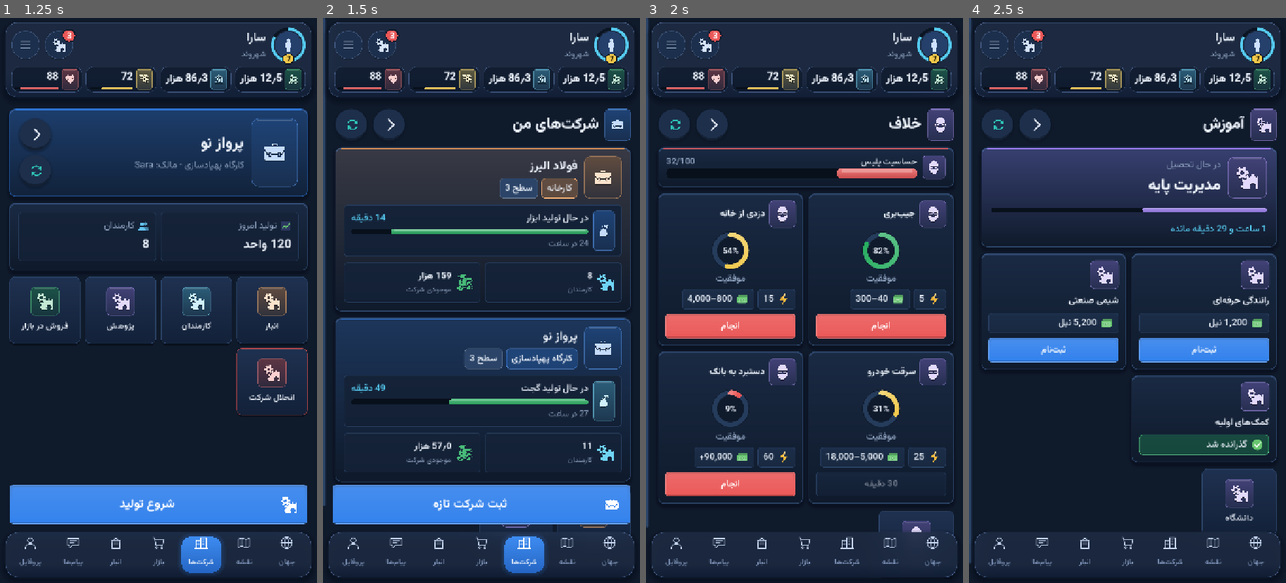
Above: before the commit, frames 1-4 (left to right).
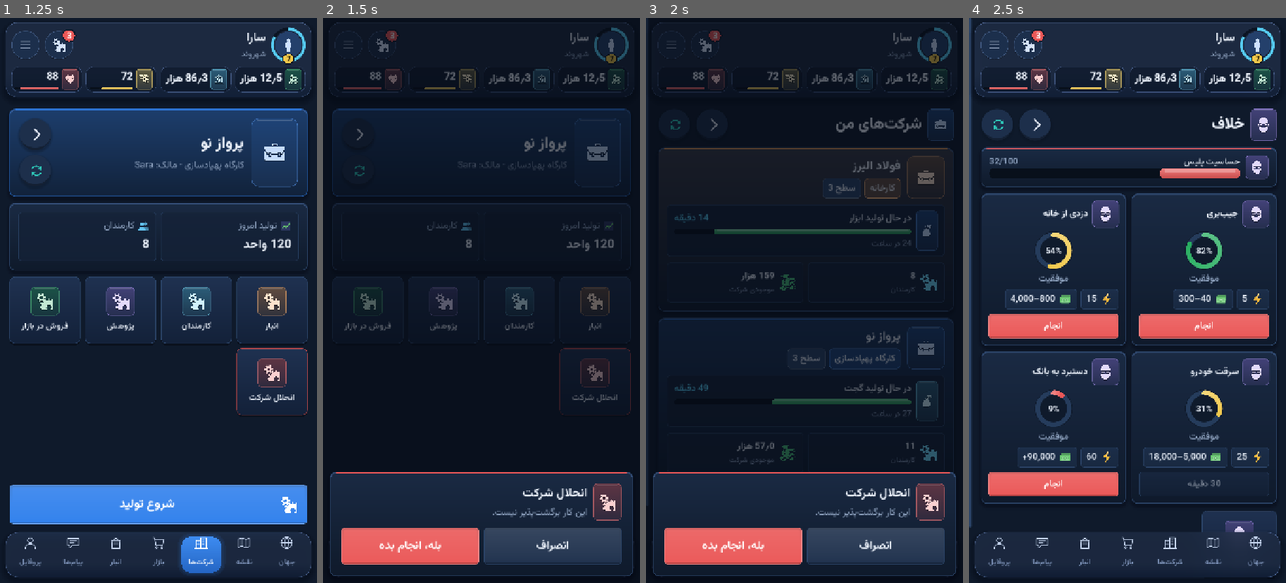
Above: after the commit, the same moments.

Repository: mrjvadi/torncity-client
Game: Godot game, scene res://dev/screenshots.tscn
Same seed, same stepped clock (60 frames per second), same inputs: the game is played once before the commit and once after it. This scene is started directly instead of the project's main scene.
Inputs (mouse positions are in pixels of both pictures, inside the frame that each line leads up to):
- Up to frame 1 (1.25 s): click (22, 125) at 0.52 s
- Up to frame 2 (1.5 s): click (357, 136) at 1.27 s
- Up to frame 3 (2 s): no input
- Up to frame 4 (2.5 s): click (1035, 125) at 2.02 s

Frame 1 is identical in both runs. In frame 2, 62% of the frame differs, in the area x 0-99%, y 0-99%; in frame 3, 48%; in frame 4, 28%.

Commit message:
Fix a real bug: the confirm sheet was invisible in Persian
ConfirmSheet is built fresh with Control.new() (not from a .tscn with
baked-in anchors, unlike every screen and the shell), then given its own
explicit RTL layout_direction. Godot's set_anchors_preset(FULL_RECT),
called on a node whose own layout_direction was just set to RTL, collapses
it to a zero-size rect pinned to the right edge - confirmed by walking the
render tree in the screenshot harness. Every danger/confirm action (close
company, quit, sell all, delete...) in the game's default language showed
nothing when tapped. Fixed by assigning the anchors/offsets directly
instead of going through the preset helper.

Also: the bank's deposit/withdraw-all button, whose amount grows with the
balance, no longer gets its label clipped to an ellipsis in the two-column
grid - it gets the full row to itself. Added confirm-sheet and toast
screenshot targets to the harness.

Diff:
--- a/dev/screenshots.gd
+++ b/dev/screenshots.gd
@@ -10,6 +10,7 @@
 	["city", "map.list", {}],
 	["city_walking", "place.go", {"place": "bazaar"}],
 	["company", "company.show", {"id": 1027}],
+	["confirm", "company.show", {"id": 1027}],
 	["companies", "company.list", {}],
 	["market", "market.list", {}],
 	["crime", "crime.hub", {}],
@@ -23,6 +24,7 @@
 	["card", "skills.list", {}],
 	["cities", "map.cities", {}],
 	["travel_options", "travel.options", {"city": "brennhaven"}],
+	["toast", "map.list", {}],
 	["notifications", "@notifications", {}],
 	["notifications_empty", "@notifications", {}],
 	["settings", "@settings", {}],
@@ -131,6 +133,19 @@
 				if scr and scr.get("map") and not scr.map.world._walk.is_empty():
 					scr.map.world._walk["left"] = float(scr.map.world._walk["total"]) * 0.55
 					scr.map.world.focus(scr.map.slots.get("bazaar", ""), 7.0)
+			if name == "confirm":
+				await _frames(4)
+				# Trigger it exactly the way a real tap does: a danger/confirm
+				# action goes through ActionKit.run(), which calls
+				# ConfirmSheet.ask() with the screen itself as host.
+				var scr: GameScreen = shell.current
+				for a in scr.resp.get("actions", []):
+					if str(a.get("command", "")) == "company.close":
+						ActionKit.run(a, scr)
+						break
+			if name == "toast":
+				await _frames(4)
+				shell.toast(Mock.L("💰 شیفت تمام شد و 1٬850 نیل دستمزد گرفتید.", "💰 Your shift is over: you were paid 1,850 Nil."), "ok")
 			await _frames(8)
 			await _assets_settle()
 			if OS.get_environment("SHOT_DEBUG") != "":
--- a/src/screens/bank.gd
+++ b/src/screens/bank.gd
@@ -47,22 +47,36 @@
 	g.add_theme_constant_override("h_separation", 12)
 	g.add_theme_constant_override("v_separation", 12)
 	var custom: Array = []
+	var full_width: Array = []
 	for a in acts:
 		if str(a.get("command", "")) != cmd:
 			continue
 		if a.get("input") is Dictionary:
 			custom.append(a)
 			continue
+		# "deposit/withdraw all - <amount>" reads longer than a fixed preset
+		# (and its own amount grows with the balance): give it the full row
+		# so its label never has to be squeezed down to an ellipsis.
+		var nonce := str(a.get("args", {}).get("nonce", ""))
+		if nonce == "nall":
+			full_width.append(a)
+			continue
 		var b := UI.action_button(a, "GoldButton" if icon_name == "deposit" else "Button")
 		b.size_flags_horizontal = Control.SIZE_EXPAND_FILL
 		b.add_theme_font_size_override("font_size", 22)
 		b.disabled = not enabled
 		g.add_child(b)
+	if g.get_child_count() == 0 and full_width.is_empty():
+		box.add_child(UI.label(I18n.t("bank.nothing"), "DimLabel", -1, true))
+		return
+	if g.get_child_count() > 0:
+		box.add_child(g)
+	for a in full_width:
+		var b := UI.action_button(a, "GoldButton" if icon_name == "deposit" else "Button")
+		b.add_theme_font_size_override("font_size", 22)
+		b.disabled = not enabled
+		box.add_child(b)
 	for a in custom:
 		var b := UI.action_button(a, "GhostButton")
 		b.disabled = not enabled
 		box.add_child.call_deferred(b)
-	if g.get_child_count() == 0:
-		box.add_child(UI.label(I18n.t("bank.nothing"), "DimLabel", -1, true))
-	else:
-		box.add_child(g)
--- a/src/ui/confirm_sheet.gd
+++ b/src/ui/confirm_sheet.gd
@@ -12,8 +12,19 @@
 
 
 func _build(title: String, text: String, on_yes: Callable, danger: bool) -> void:
-	set_anchors_preset(Control.PRESET_FULL_RECT)
 	layout_direction = I18n.direction()
+	# set_anchors_preset(FULL_RECT) collapses to a zero-size rect pinned to
+	# the right edge on a fresh node whose layout_direction is RTL (a plain
+	# top-level overlay, not inheriting RTL the way a screen already parented
+	# under the RTL shell does) - set the anchors/offsets directly instead.
+	anchor_left = 0.0
+	anchor_top = 0.0
+	anchor_right = 1.0
+	anchor_bottom = 1.0
+	offset_left = 0.0
+	offset_top = 0.0
+	offset_right = 0.0
+	offset_bottom = 0.0
 	var dim := ColorRect.new()
 	dim.color = Color(0.02, 0.04, 0.08, 0.62)
 	dim.set_anchors_preset(Control.PRESET_FULL_RECT)
Not shown, added: dev/build_index_sheet.py
